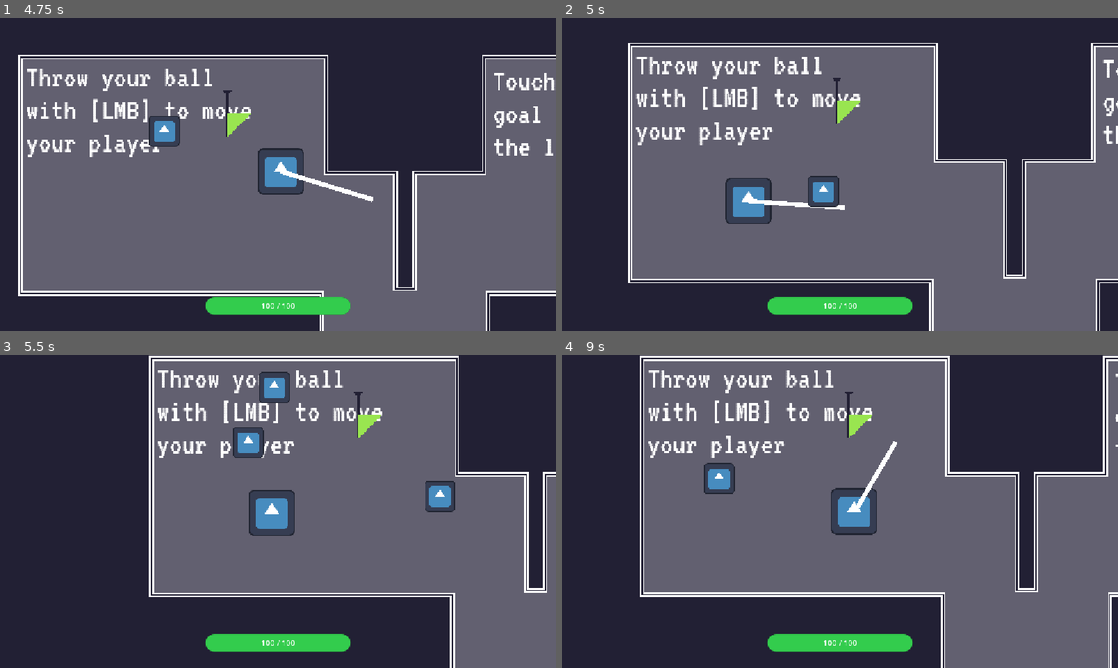
Above: before the commit, frames 1-4 (two rows, left to right).
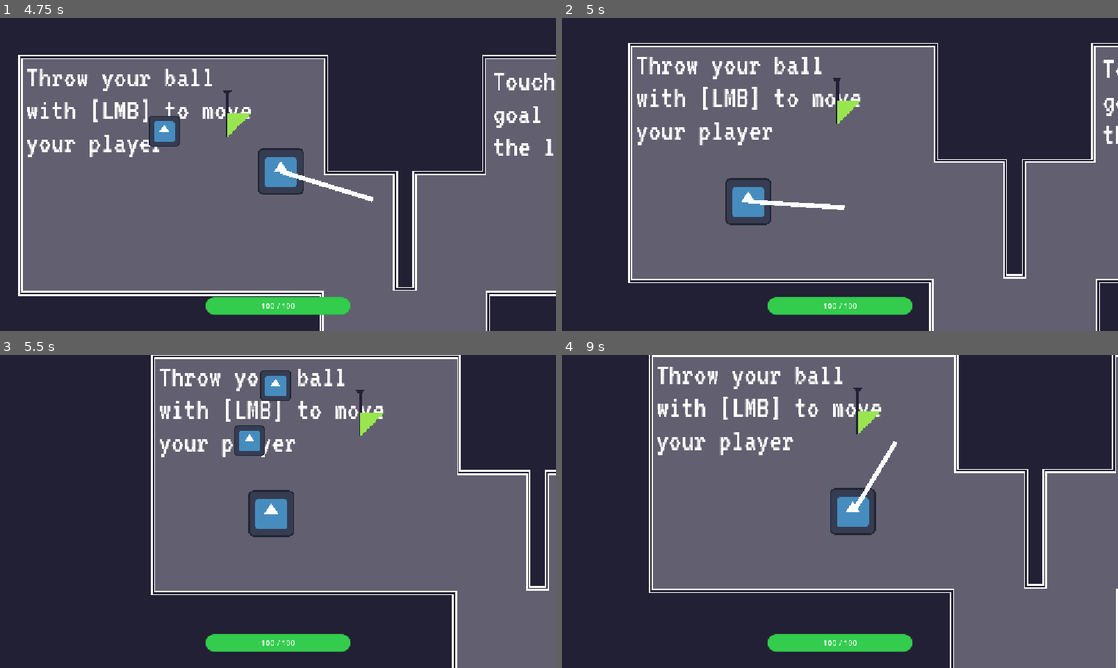
Above: after the commit, the same moments.

Repository: helladecimal/throwmania
Game: Godot game, scene res://scenes/ui.tscn
Same seed, same stepped clock (60 frames per second), same inputs: the game is played once before the commit and once after it. The engine's default icon, where the game draws it, is replaced by a stand-in: a white triangle on a blue panel in a dark square.
Inputs (mouse positions are in pixels of both pictures, inside the frame that each line leads up to):
- Up to frame 1 (4.75 s): click "play" at 0.5 s; tap Enter at 1.25 s; move the mouse to (400, 158) at 1.27 s; press the mouse at (400, 158) at 1.28 s; hold Right 1.28-2.03 s; tap R (Restart) at 2 s; move the mouse to (166, 190) at 2.02 s; release the mouse at (166, 190) at 2.03 s; hold Down 2.03-2.78 s; click (166, 190) at 2.1 s; move the mouse to (333, 105) at 2.77 s; press the mouse at (333, 105) at 2.78 s; hold Right 2.78-3.53 s; tap Alt at 2.85 s; move the mouse to (250, 237) at 3.52 s; release the mouse at (250, 237) at 3.53 s; hold Up 3.53-4.28 s; tap Shift at 3.6 s; click (250, 237) at 3.8 s; move the mouse to (444, 221) at 4.27 s; press the mouse at (444, 221) at 4.28 s; hold Left from 4.28 s (still down)
- Up to frame 2 (5 s): keep holding Left; tap R (Restart) at 4.9 s
- Up to frame 3 (5.5 s): keep holding Left; move the mouse to (111, 464) at 5.02 s; release the mouse at (111, 464) at 5.03 s; click (111, 464) at 5.1 s
- Up to frame 4 (9 s): move the mouse to (867, 511) at 5.77 s; release Left at 5.78 s; press the mouse at (867, 511) at 5.78 s; hold Down 5.78-6.53 s; tap Alt at 5.85, 8.85 s; move the mouse to (756, 433) at 6.52 s; release the mouse at (756, 433) at 6.53 s; hold Right 6.53-7.28 s; tap Shift at 6.6 s; click (756, 433) at 6.8 s; move the mouse to (962, 495) at 7.27 s; press the mouse at (962, 495) at 7.28 s; hold Up 7.28-8.03 s; move the mouse to (728, 527) at 8.02 s; release the mouse at (728, 527) at 8.03 s; hold Right 8.03-8.78 s; click (728, 527) at 8.1 s; move the mouse to (895, 442) at 8.77 s; press the mouse at (895, 442) at 8.78 s; hold Down from 8.78 s (still down)

Frame 1 is identical in both runs. In frame 2, 0.9% of the frame differs, in the area x 13-100%, y 8-82%; in frame 3, 8.1%; in frame 4, 12%, in the area x 14-100%, y 0-100%.

Commit message:
end flag stuff

Diff:
--- a/project.godot
+++ b/project.godot
@@ -24,6 +24,10 @@
 
 enabled=PackedStringArray("res://addons/godot_super-wakatime/plugin.cfg")
 
+[global_group]
+
+"End flag"=""
+
 [input]
 
 LMB={
--- a/scenes/end_flag.tscn
+++ b/scenes/end_flag.tscn
@@ -6,7 +6,7 @@
 [sub_resource type="RectangleShape2D" id="RectangleShape2D_g4v7s"]
 size = Vector2(30, 32)
 
-[node name="EndFlag" type="Area2D" unique_id=115678146]
+[node name="EndFlag" type="Area2D" unique_id=115678146 groups=["End flag"]]
 scale = Vector2(3, 3)
 script = ExtResource("1_8s2b2")
 
--- a/scenes/main.tscn
+++ b/scenes/main.tscn
@@ -23,6 +23,8 @@
 texture_filter = 1
 position_smoothing_enabled = true
 
+[node name="Balls" type="Node" parent="Main2D" unique_id=2120651140]
+
 [node name="HUD" type="CanvasLayer" parent="." unique_id=353599394]
 script = ExtResource("4_jyhfs")
 
--- a/scripts/end_flag.gd
+++ b/scripts/end_flag.gd
@@ -15,4 +15,6 @@
 	if body is Player:
 		var lvl: Level = get_parent()
 		lvl.get_tree().change_scene_to_file("res://scenes/levels/level_" + str(lvl.level) + ".tscn")
+
+		body.reset()
 	pass # Replace with function body.
--- a/scripts/player.gd
+++ b/scripts/player.gd
@@ -14,6 +14,10 @@
 
 func reset():
 	position = get_parent().find_child("Current Level").get_children()[0].find_child("Spawn").position
+	linear_velocity = Vector2(0, 0)
+
+	for balls in get_parent().find_child("Balls").get_children():
+		balls.queue_free()
 
 var mouse_pos = get_local_mouse_position()
 var mouse_dir = atan2(mouse_pos.y, mouse_pos.x) + 3*PI/2
@@ -28,13 +32,15 @@
 	var ray_offset = (position.distance_to(ray.get_collision_point()) + 2) if ray.is_colliding() else 128
 	var offset = mouse_pos.normalized() * ray_offset
 	ball.position = position + offset
-	get_tree().root.add_child(ball)
+	get_parent().find_child("Balls").add_child(ball)
 
 	ball.apply_central_impulse(mouse_pos.normalized() * speed)
 	pass
 
 func _physics_process(delta: float) -> void:
 	linear_velocity *= 0.97
+
+
 
 # Called every frame. 'delta' is the elapsed time since the previous frame.
 func _process(delta: float) -> void:
